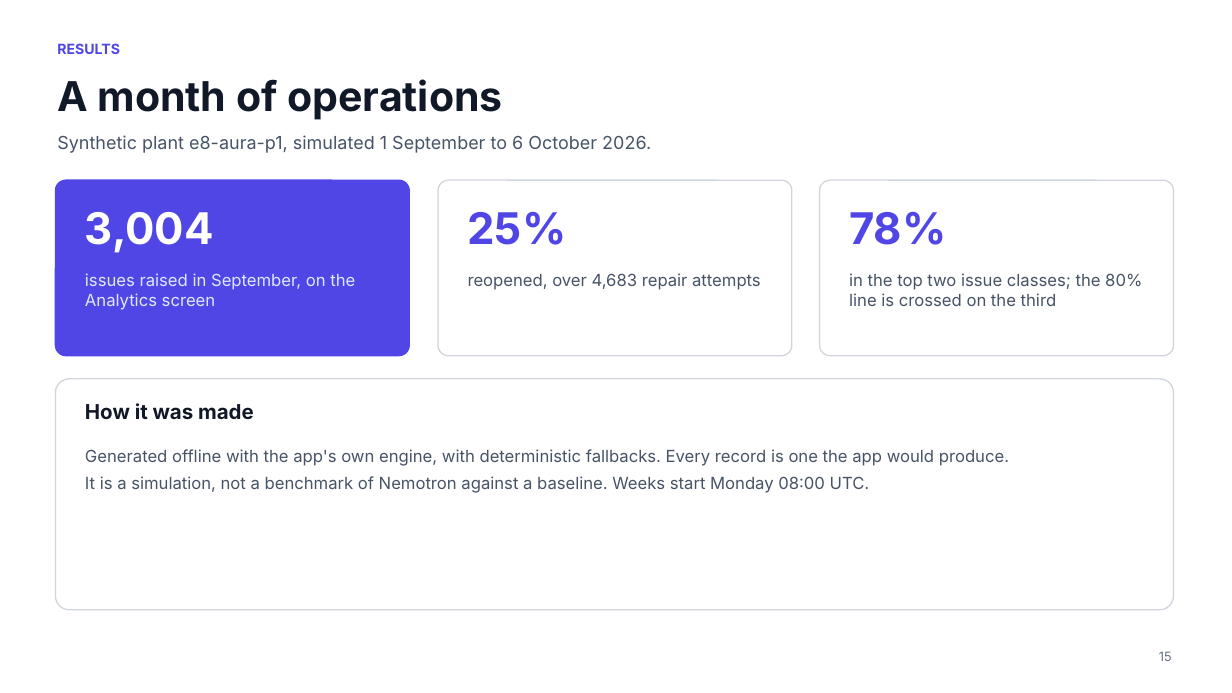
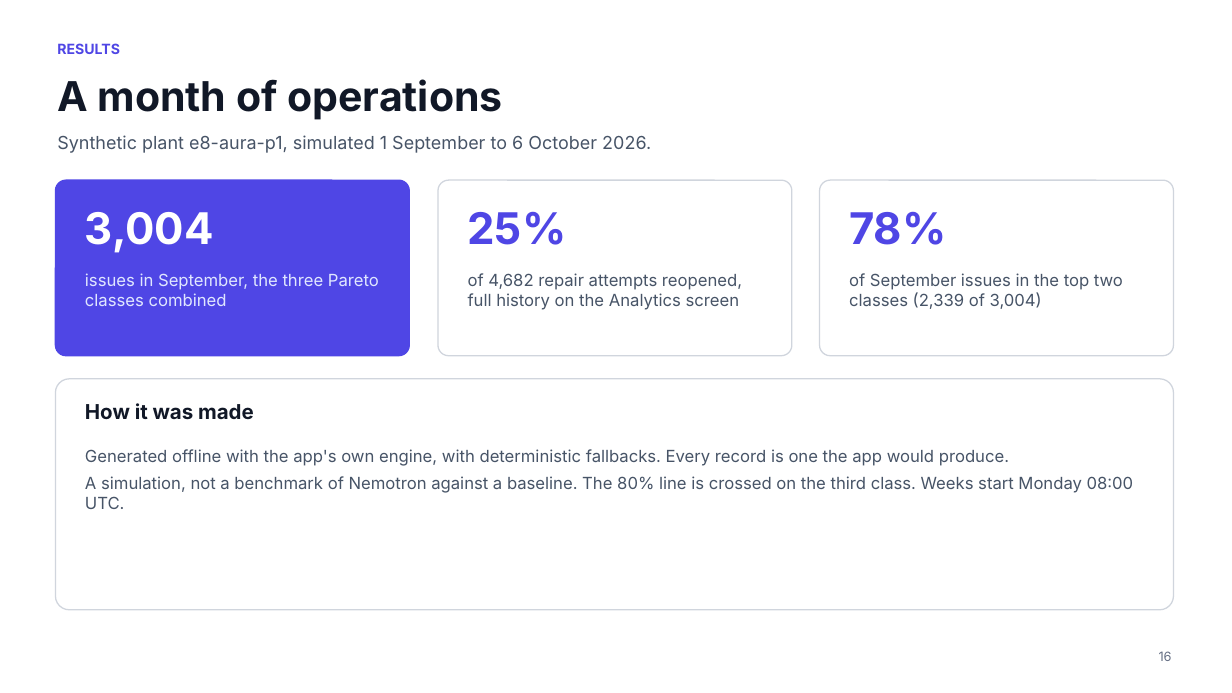
Before and after one commit to e8aura-makodev58/nebius-compass, a slide deck: slide 16 of docs/nebius/deck/ResponseCompass-nebius-deck.pptx (slide 15 before the commit). Drawn at 1232x693 pixels with LibreOffice and Linux fonts; fonts in the diff are those of the drawing; background and template pictures are left out. Boxes give left, top, right and bottom in pixels: in the first picture for what was removed or moved away, otherwise in the second. Text is boxed around its words. In the diff, an @@ line names an element or a change of style, - is before the commit and + after.

```diff
--- a/docs/nebius/deck/ResponseCompass-nebius-deck.pptx
+++ b/docs/nebius/deck/ResponseCompass-nebius-deck.pptx
@@ text at bbox=[85, 273, 379, 306]: text changed @@
-issues raised in September, on the Analytics screen
+issues in September, the three Pareto classes combined
@@ text at bbox=[468, 273, 742, 310]: text changed @@
-reopened, over 4,683 repair attempts
+of 4,682 repair attempts reopened, full history on the Analytics screen
@@ text at bbox=[849, 273, 1123, 309]: text changed @@
-in the top two issue classes; the 80% line is crossed on the third
+of September issues in the top two classes (2,339 of 3,004)
@@ text at bbox=[85, 476, 1134, 509]: text changed @@
-It is a simulation, not a benchmark of Nemotron against a baseline. Weeks start Monday 08:00 UTC.
+A simulation, not a benchmark of Nemotron against a baseline. The 80% line is crossed on the third class. Weeks start Monday 08:00 UTC.
@@ text at bbox=[1159, 651, 1172, 661]: text changed @@
-15
+16
```
Also in this commit, not shown: 17 other slides changed, 1 slide added, 2 other files.
